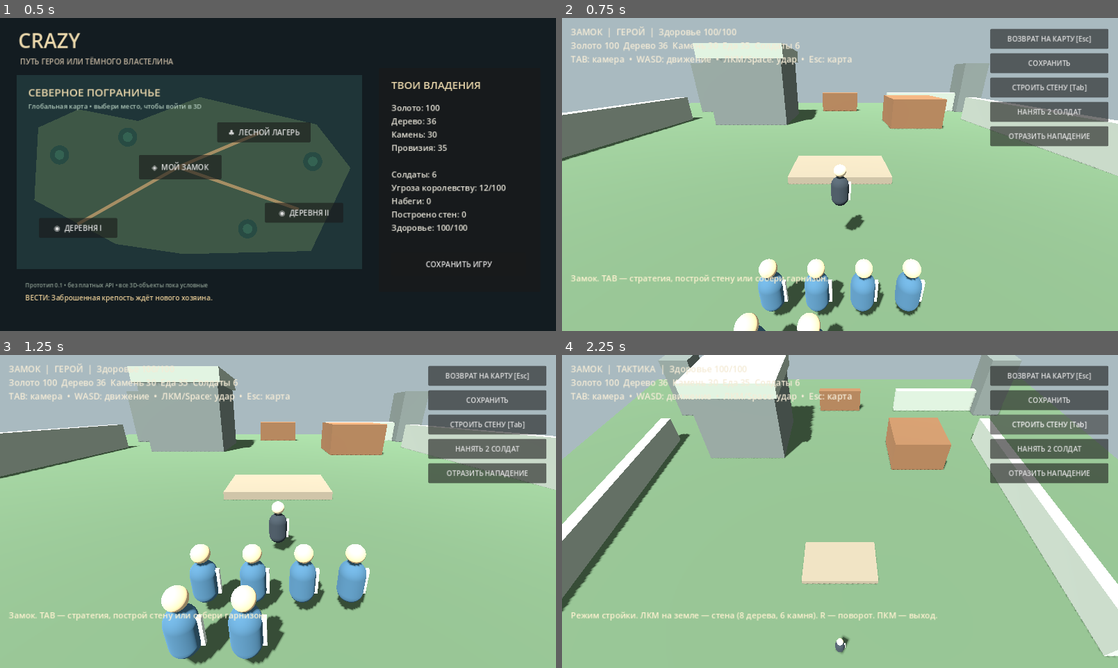
Above: before the commit, frames 1-4 (two rows, left to right).
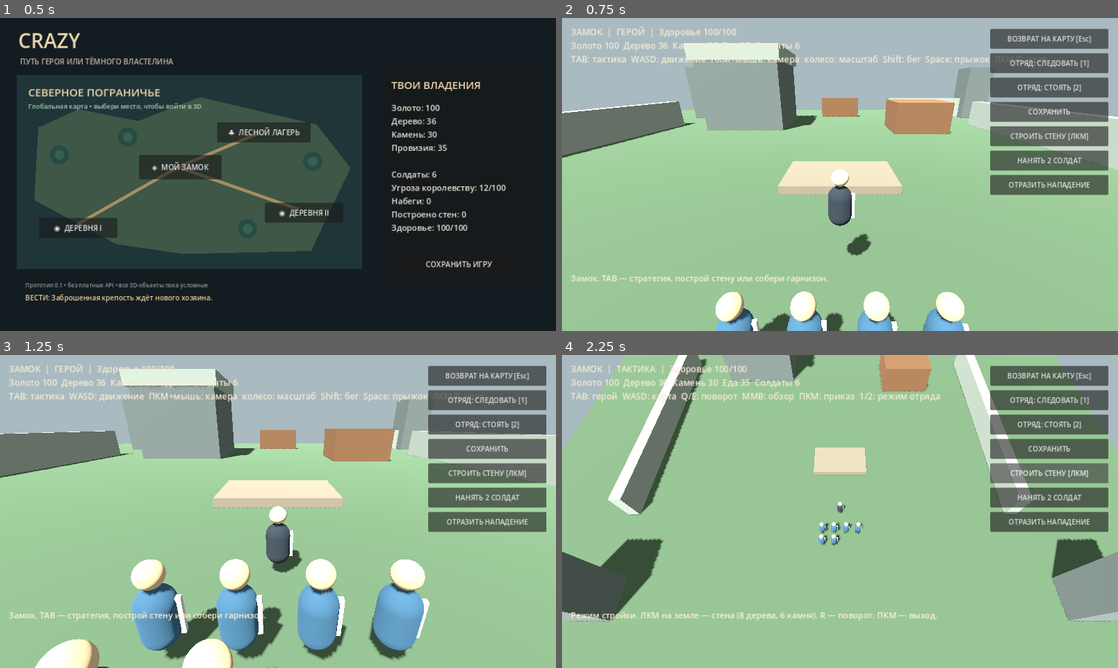
Above: after the commit, the same moments.

Repository: ThrandenSeverest/Crazy
Game: Godot game, scene res://scenes/world_map.tscn
Same seed, same stepped clock (60 frames per second), same inputs: the game is played once before the commit and once after it.
Inputs (mouse positions are in pixels of both pictures, inside the frame that each line leads up to):
- Up to frame 1 (0.5 s): no input
- Up to frame 2 (0.75 s): click "◈ МОЙ ЗАМОК" at 0.5 s
- Up to frame 3 (1.25 s): no input
- Up to frame 4 (2.25 s): click (1051, 398) at 1.25 s, where only the run after the commit has a clickable "ОТРЯД: СЛЕДОВАТЬ [1]"; click "СТРОИТЬ СТЕНУ [Tab]" (after the commit: "СТРОИТЬ СТЕНУ [ЛКМ]") at 2 s

Frame 1 is identical in both runs. In frame 2, 16% of the frame differs, in the area x 0-100%, y 8-100%; in frame 3, 24%; in frame 4, 33%, in the area x 0-100%, y 0-97%.

Commit message:
feat: free-look cameras, camera-relative movement, tactical squad orders

Diff:
--- /dev/null
+++ b/scripts/camera_rig.gd
@@ -0,0 +1,81 @@
+extends RefCounted
+## Two freely controlled cameras, without mouse lock (UI remains clickable).
+
+var actor: CharacterBody3D
+var third: Camera3D
+var tactical: Camera3D
+var is_tactical := false
+var yaw := 0.0
+var pitch := 0.36
+var distance := 7.0
+var map_yaw := 0.0
+var map_zoom := 28.0
+var focus := Vector3.ZERO
+
+func setup(character: CharacterBody3D, player_camera: Camera3D, map_camera: Camera3D) -> void:
+	actor = character
+	third = player_camera
+	tactical = map_camera
+	third.make_current()
+	focus = Vector3(actor.global_position.x, 0, actor.global_position.z)
+	update(1.0)
+
+func set_mode(tactics: bool) -> void:
+	is_tactical = tactics
+	if tactics:
+		focus = Vector3(actor.global_position.x, 0, actor.global_position.z)
+		tactical.make_current()
+	else:
+		third.make_current()
+
+func forward(tactics: bool = false) -> Vector3:
+	var angle := map_yaw if tactics else yaw
+	return Vector3(-sin(angle), 0, -cos(angle))
+
+func right(tactics: bool = false) -> Vector3:
+	var angle := map_yaw if tactics else yaw
+	return Vector3(cos(angle), 0, -sin(angle))
+
+func world_movement(h: float, v: float, tactics: bool = false) -> Vector3:
+	return (right(tactics) * h + forward(tactics) * v).normalized()
+
+func mouse_move(delta: Vector2, right_held: bool, middle_held: bool, shift: bool) -> void:
+	if is_tactical and middle_held:
+		if shift:
+			focus -= right(true) * delta.x * map_zoom * 0.009
+			focus += forward(true) * delta.y * map_zoom * 0.009
+			limit_focus()
+		else:
+			map_yaw = wrapf(map_yaw - delta.x * 0.008, -PI, PI)
+	elif not is_tactical and right_held:
+		yaw = wrapf(yaw - delta.x * 0.006, -PI, PI)
+		pitch = clampf(pitch + delta.y * 0.005, 0.10, 1.2)
+
+func wheel(up: bool) -> void:
+	if is_tactical:
+		map_zoom = clampf(map_zoom + (-3.0 if up else 3.0), 11.0, 58.0)
+	else:
+		distance = clampf(distance + (-0.8 if up else 0.8), 2.2, 12.0)
+
+func pan(h: float, v: float, rotate: float, delta: float) -> void:
+	focus += world_movement(h, v, true) * delta * (9.0 + map_zoom * 0.6)
+	map_yaw = wrapf(map_yaw + rotate * delta * 1.5, -PI, PI)
+	limit_focus()
+
+func limit_focus() -> void:
+	focus.x = clampf(focus.x, -38.0, 38.0)
+	focus.z = clampf(focus.z, -38.0, 38.0)
+
+func update(delta: float) -> void:
+	var target := actor.global_position + Vector3(0, 1.3, 0)
+	var offset := Vector3(sin(yaw) * cos(pitch), sin(pitch), cos(yaw) * cos(pitch)) * distance
+	var desired := target + offset
+	var ray := PhysicsRayQueryParameters3D.create(target, desired)
+	ray.exclude = [actor.get_rid()]
+	var obstacle := actor.get_world_3d().direct_space_state.intersect_ray(ray)
+	if not obstacle.is_empty():
+		desired = target + offset.normalized() * maxf(0.8, target.distance_to(obstacle["position"]) - 0.35)
+	third.global_position = third.global_position.lerp(desired, clampf(delta * 12.0, 0.0, 1.0))
+	third.look_at(target, Vector3.UP)
+	tactical.global_position = focus + Vector3(sin(map_yaw) * 0.67, 1.2, cos(map_yaw) * 0.67) * map_zoom
+	tactical.look_at(focus, Vector3.UP)
--- a/scripts/location.gd
+++ b/scripts/location.gd
@@ -1,4 +1,6 @@
 extends Node3D
+
+const CameraRig = preload("res://scripts/camera_rig.gd")
 ## Playable primitive 3D location: player mode, tactical mode, combat, walls.
 
 const DARK_STONE := Color("#636b69")
@@ -14,8 +16,10 @@
 var tactics := false
 var building := false
 var building_yaw := 0.0
-var zoom := 26.0
-var focus_point := Vector3.ZERO
+var camera_rig = CameraRig.new()
+var squad_order := "follow"
+var squad_target := Vector3.ZERO
+var attack_cooldown := 0.0
 var encounter_done := false
 var encounter_active := false
 var defending := false
@@ -96,7 +100,7 @@
 	tactical_camera.name = "StrategyCamera"
 	tactical_camera.fov = 60
 	add_child(tactical_camera)
-	_update_cameras(1.0)
+	camera_rig.setup(player, third_camera, tactical_camera)
 
 func _setup_ui() -> void:
 	var overlay := CanvasLayer.new()
@@ -129,9 +133,11 @@
 	actions.add_theme_constant_override("separation", 10)
 	root.add_child(actions)
 	_add_action("ВОЗВРАТ НА КАРТУ [Esc]", _return_to_map)
+	_add_action("ОТРЯД: СЛЕДОВАТЬ [1]", _order_follow)
+	_add_action("ОТРЯД: СТОЯТЬ [2]", _order_hold)
 	_add_action("СОХРАНИТЬ", _save)
 	if Game.destination == "castle":
-		_add_action("СТРОИТЬ СТЕНУ [Tab]", _toggle_build)
+		_add_action("СТРОИТЬ СТЕНУ [ЛКМ]", _toggle_build)
 		_add_action("НАНЯТЬ 2 СОЛДАТ", _recruit)
 		_add_action("ОТРАЗИТЬ НАПАДЕНИЕ", _begin_defense)
 	elif Game.destination == "camp":
@@ -266,65 +272,95 @@
 		enemies.append({"unit": unit, "hp": 4})
 
 func _physics_process(delta: float) -> void:
-	if not tactics and not encounter_done:
+	attack_cooldown = maxf(0.0, attack_cooldown - delta)
+	if not tactics:
 		_move_player(delta)
-	elif tactics:
+	else:
 		_move_tactical(delta)
-	_update_cameras(delta)
+		player.velocity.x = 0.0
+		player.velocity.z = 0.0
+		if not player.is_on_floor():
+			player.velocity.y -= 20.0 * delta
+		player.move_and_slide()
+	camera_rig.update(delta)
 	_move_allies(delta)
 	if encounter_active and not encounter_done:
 		_fight_enemies(delta)
 
 func _move_player(delta: float) -> void:
-	var move := Vector3.ZERO
-	if Input.is_key_pressed(KEY_W):
-		move.z -= 1.0
-	if Input.is_key_pressed(KEY_S):
-		move.z += 1.0
-	if Input.is_key_pressed(KEY_A):
-		move.x -= 1.0
-	if Input.is_key_pressed(KEY_D):
-		move.x += 1.0
-	move = move.normalized()
-	player.velocity.x = move.x * 7.0
-	player.velocity.z = move.z * 7.0
+	var h := float(int(Input.is_key_pressed(KEY_D)) - int(Input.is_key_pressed(KEY_A)))
+	var v := float(int(Input.is_key_pressed(KEY_W)) - int(Input.is_key_pressed(KEY_S)))
+	var direction: Vector3 = camera_rig.world_movement(h, v)
+	var speed := 10.0 if Input.is_key_pressed(KEY_SHIFT) else 6.5
+	player.velocity.x = direction.x * speed
+	player.velocity.z = direction.z * speed
 	if player.is_on_floor():
-		player.velocity.y = 0.0
+		if player.velocity.y < 0.0:
+			player.velocity.y = 0.0
 	else:
 		player.velocity.y -= 20.0 * delta
 	player.move_and_slide()
-	if move.length() > 0.1:
-		player.rotation.y = atan2(-move.x, -move.z)
+	if direction.length() > 0.1:
+		player.rotation.y = lerp_angle(player.rotation.y, atan2(-direction.x, -direction.z), clampf(delta * 14.0, 0, 1))
 
 func _move_tactical(delta: float) -> void:
-	var dir := Vector3.ZERO
-	if Input.is_key_pressed(KEY_W):
-		dir.z -= 1.0
-	if Input.is_key_pressed(KEY_S):
-		dir.z += 1.0
-	if Input.is_key_pressed(KEY_A):
-		dir.x -= 1.0
-	if Input.is_key_pressed(KEY_D):
-		dir.x += 1.0
-	focus_point += dir.normalized() * 22.0 * delta
-	focus_point.x = clampf(focus_point.x, -36, 36)
-	focus_point.z = clampf(focus_point.z, -36, 36)
-
-func _update_cameras(delta: float) -> void:
-	var target := player.global_position + Vector3(0, 4.8, 9.0)
-	third_camera.global_position = third_camera.global_position.lerp(target, minf(delta * 7.0, 1.0))
-	third_camera.look_at(player.global_position + Vector3(0, 1.0, 0), Vector3.UP)
-	tactical_camera.global_position = focus_point + Vector3(0, zoom, zoom * 0.95)
-	tactical_camera.look_at(focus_point, Vector3.UP)
+	var h := float(int(Input.is_key_pressed(KEY_D)) - int(Input.is_key_pressed(KEY_A)))
+	var v := float(int(Input.is_key_pressed(KEY_W)) - int(Input.is_key_pressed(KEY_S)))
+	var rot := float(int(Input.is_key_pressed(KEY_E)) - int(Input.is_key_pressed(KEY_Q)))
+	camera_rig.pan(h, v, rot, delta)
+
+func _set_tactics(enabled: bool) -> void:
+	tactics = enabled
+	if not enabled:
+		building = false
+	camera_rig.set_mode(enabled)
+	_refresh()
+
+func _order_follow() -> void:
+	squad_order = "follow"
+	_message("Солдаты следуют за героем.")
+
+func _order_hold() -> void:
+	squad_order = "hold"
+	squad_target = player.global_position
+	_message("Солдаты удерживают текущую позицию.")
+
+func _order_at(screen: Vector2) -> void:
+	var point := _ground_at(screen)
+	if point == Vector3.INF:
+		_message("Точка за пределами игровой локации.")
+		return
+	squad_order = "move"
+	squad_target = Vector3(point.x, 0.98, point.z)
+	_message("Отряд направлен в указанную точку. 1 — следовать, 2 — стоять.")
+
+func _ground_at(screen: Vector2) -> Vector3:
+	var origin := tactical_camera.project_ray_origin(screen)
+	var ray_dir := tactical_camera.project_ray_normal(screen)
+	if ray_dir.y >= -0.001:
+		return Vector3.INF
+	var ray_length := -origin.y / ray_dir.y
+	if ray_length < 0.0 or ray_length > 500.0:
+		return Vector3.INF
+	var pos := origin + ray_dir * ray_length
+	if absf(pos.x) > 43.0 or absf(pos.z) > 43.0:
+		return Vector3.INF
+	return pos
 
 func _move_allies(delta: float) -> void:
+	var anchor := player.global_position if squad_order == "follow" else squad_target
+	anchor.y = 0.98
 	for n in range(allies.size()):
-		var unit := allies[n]
+		var soldier := allies[n]
 		var col := float(n % 4) - 1.5
 		var row := float(int(n / 4))
-		var pos := player.global_position + Vector3(col * 1.5, 0, 3.5 + row * 1.7)
+		var pos := anchor + camera_rig.right() * (col * 1.6) - camera_rig.forward() * (3.0 + row * 1.7)
 		pos.y = 0.98
-		unit.global_position = unit.global_position.lerp(pos, minf(delta * 3.0, 1.0))
+		var displacement := pos - soldier.global_position
+		if displacement.length() > 0.2:
+			var step := displacement.normalized() * minf(displacement.length(), delta * 6.0)
+			soldier.global_position += step
+			soldier.rotation.y = lerp_angle(soldier.rotation.y, atan2(-step.x, -step.z), minf(1.0, delta * 12.0))
 
 func _fight_enemies(delta: float) -> void:
 	enemy_hit_timer = maxf(0, enemy_hit_timer - delta)
@@ -370,8 +406,9 @@
 		_message(Game.last_report + " Нажми Esc для возвращения на карту.")
 
 func _strike() -> void:
-	if tactics or not encounter_active or encounter_done:
-		return
+	if tactics or not encounter_active or encounter_done or attack_cooldown > 0.0:
+		return
+	attack_cooldown = 0.45
 	var nearest: Dictionary = {}
 	var best := 3.7
 	for enemy in enemies:
@@ -388,49 +425,57 @@
 	_refresh()
 
 func _unhandled_input(event: InputEvent) -> void:
+	if event is InputEventMouseMotion:
+		camera_rig.mouse_move(event.relative, Input.is_mouse_button_pressed(MOUSE_BUTTON_RIGHT), Input.is_mouse_button_pressed(MOUSE_BUTTON_MIDDLE), Input.is_key_pressed(KEY_SHIFT))
+		return
 	if event is InputEventKey and event.pressed and not event.echo:
 		match event.keycode:
 			KEY_ESCAPE:
-				_return_to_map()
+				if building:
+					building = false
+				else:
+					_return_to_map()
 			KEY_TAB:
-				tactics = not tactics
-				building = false
-				if tactics:
-					tactical_camera.make_current()
-				else:
-					third_camera.make_current()
-				_refresh()
+				_set_tactics(not tactics)
 			KEY_SPACE:
+				if not tactics and player.is_on_floor():
+					player.velocity.y = 7.0
+			KEY_F:
 				_strike()
+			KEY_1:
+				_order_follow()
+			KEY_2:
+				_order_hold()
 			KEY_R:
 				if building:
 					building_yaw += PI / 2.0
-					_message("Стена повернута на 90°. ЛКМ — разместить.")
+					_message("Стена повернута на 90 градусов.")
 	if event is InputEventMouseButton and event.pressed:
-		if event.button_index == MOUSE_BUTTON_LEFT:
-			if tactics and building:
-				_try_place_wall(event.position)
-			else:
-				_strike()
-		elif event.button_index == MOUSE_BUTTON_RIGHT:
-			building = false
-			_refresh()
-		elif event.button_index == MOUSE_BUTTON_WHEEL_UP and tactics:
-			zoom = maxf(12.0, zoom - 3.0)
-		elif event.button_index == MOUSE_BUTTON_WHEEL_DOWN and tactics:
-			zoom = minf(48.0, zoom + 3.0)
+		match event.button_index:
+			MOUSE_BUTTON_LEFT:
+				if tactics and building:
+					_try_place_wall(event.position)
+				elif not tactics:
+					_strike()
+			MOUSE_BUTTON_RIGHT:
+				if tactics:
+					if building:
+						building = false
+					else:
+						_order_at(event.position)
+			MOUSE_BUTTON_WHEEL_UP:
+				camera_rig.wheel(true)
+			MOUSE_BUTTON_WHEEL_DOWN:
+				camera_rig.wheel(false)
 
 func _try_place_wall(screen: Vector2) -> void:
 	if Game.destination != "castle" or not Game.can_place_wall():
 		_message("Недостаточно ресурсов: нужно 8 дерева и 6 камня (не более 24 стен).")
 		return
-	var ray_start := tactical_camera.project_ray_origin(screen)
-	var ray_end := ray_start + tactical_camera.project_ray_normal(screen) * 240.0
-	var query := PhysicsRayQueryParameters3D.create(ray_start, ray_end)
-	var hit := get_world_3d().direct_space_state.intersect_ray(query)
-	if hit.is_empty():
-		return
-	var at: Vector3 = hit["position"]
+	var at := _ground_at(screen)
+	if at == Vector3.INF:
+		_message("Нельзя строить за пределами локации.")
+		return
 	if Game.place_wall(at, building_yaw):
 		_spawn_wall(snappedf(at.x, 1), snappedf(at.z, 1), building_yaw)
 		_message("Стена построена. ЛКМ — следующая, R — повернуть, ПКМ — отмена.")
@@ -442,8 +487,7 @@
 	if Game.destination != "castle" or encounter_active:
 		return
 	if not tactics:
-		tactics = true
-		tactical_camera.make_current()
+		_set_tactics(true)
 	building = not building
 	_message("Режим стройки. ЛКМ на земле — стена (8 дерева, 6 камня). R — поворот. ПКМ — выход." if building else "Строительство завершено.")
 	_refresh()
@@ -452,8 +496,7 @@
 	if Game.destination != "castle" or encounter_active:
 		return
 	building = false
-	tactics = false
-	third_camera.make_current()
+	_set_tactics(false)
 	defending = true
 	encounter_done = false
 	encounter_active = true
@@ -495,5 +538,5 @@
 	var where := "ЗАМОК" if Game.destination == "castle" else ("ДЕРЕВНЯ" if Game.destination == "village" else "ЛАГЕРЬ")
 	hud.text = ("%s  |  %s  |  Здоровье %d/100\n"
 		+ "Золото %d  Дерево %d  Камень %d  Еда %d  Солдаты %d\n"
-		+ "TAB: камера  •  WASD: движение  •  ЛКМ/Space: удар  •  Esc: карта"
+		+ ("TAB: герой  WASD: карта  Q/E: поворот  MMB: обзор  ПКМ: приказ  1/2: режим отряда" if tactics else "TAB: тактика  WASD: движение  ПКМ+мышь: камера  колесо: масштаб  Shift: бег  Space: прыжок  ЛКМ/F: удар")
 	) % [where, mode, Game.player_health, Game.gold, Game.wood, Game.stone, Game.food, Game.soldiers]
Not shown, changed: README.md
Not shown, changed: docs/DESIGN.md
